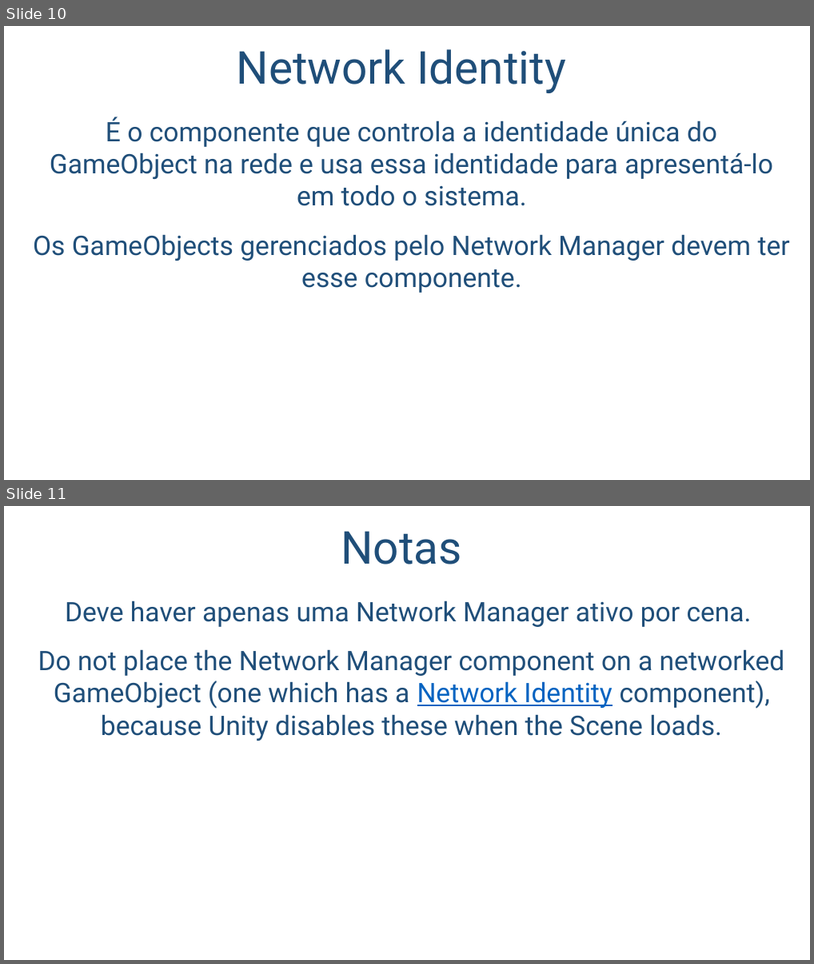
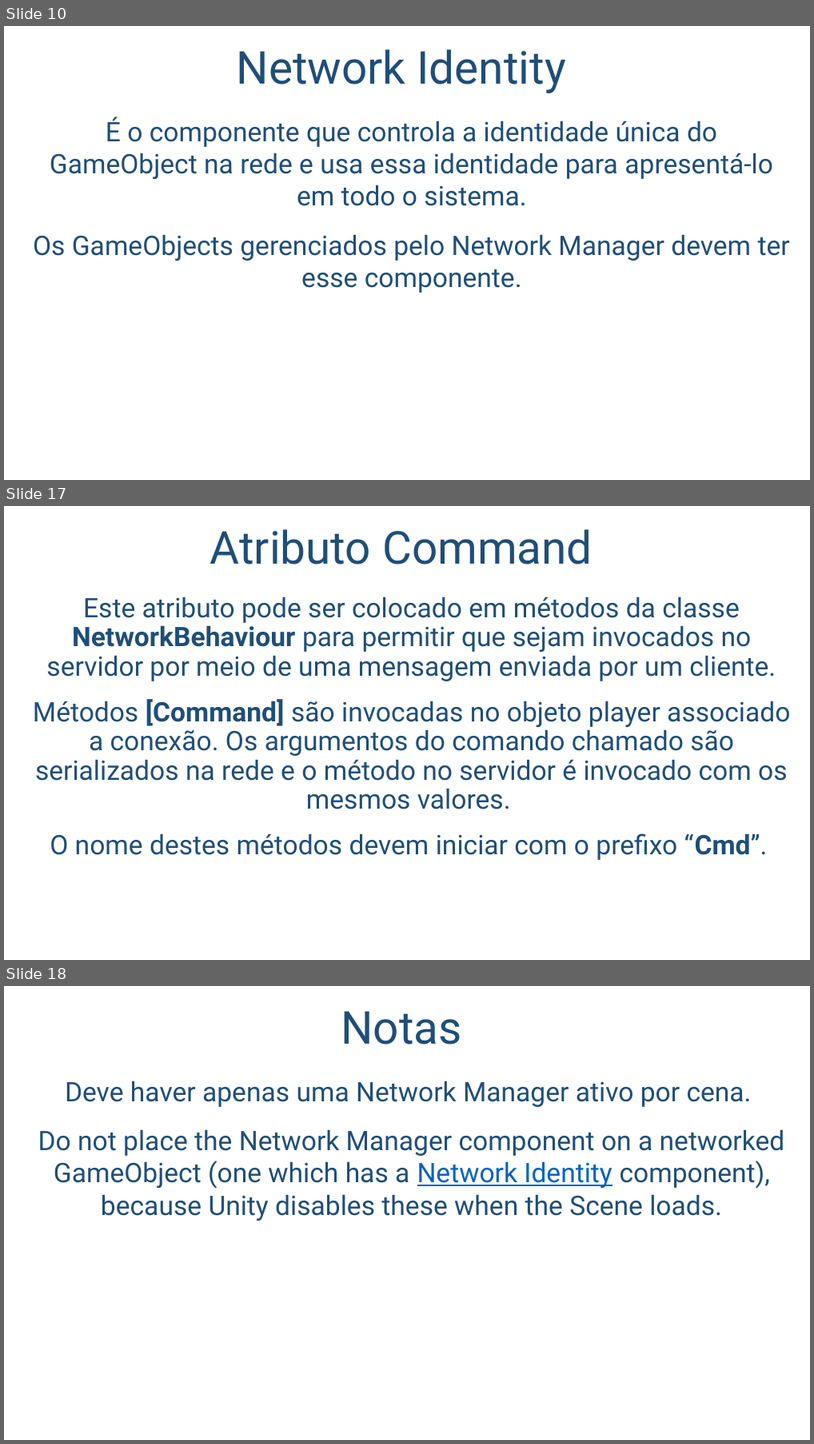
Before and after one commit to salmo-jr/public-slides, a slide deck: unity-multiplayer.pptx. Shown one above the other, each under a label of ours: slides 10 and 11 before the commit, slides 10, 17 and 18 after it; the slides between them are not shown. The pictures are 814x964 and 814x1444 pixels, drawn with LibreOffice and Linux fonts; fonts in the diff are those of the drawing; background and template pictures are left out. Boxes give left, top, right and bottom in pixels: in the first picture for what was removed or moved away, otherwise in the second. Text is boxed around its words. In the diff, an @@ line names an element or a change of style, - is before the commit and + after.

Commit message:
adição dos slides: - Autoridade de Rede; - Propriedades de Contexto de Rede; - Network Transform; - Método OnStartLocalPlayer; e - Atributo Command.

```diff
--- a/unity-multiplayer.pptx
+++ b/unity-multiplayer.pptx
@@ slide 17 added at (4, 506, 810, 960), background picture (left out) @@
@@ title added at (210, 529, 593, 564), 54 pt, text #1F4E79 @@
+Atributo Command
@@ text added at (33, 596, 790, 860), 32 pt, text #1F4E79 @@
+Este atributo pode ser colocado em métodos da classe NetworkBehaviour para permitir que sejam invocados no servidor por meio de uma mensagem enviada por um cliente.
+Métodos [Command] são invocadas no objeto player associado a conexão. Os argumentos do comando chamado são serializados na rede e o método no servidor é invocado com os mesmos valores.
+O nome destes métodos devem iniciar com o prefixo “Cmd”.
@@ what was slide 11 is now slide 18 @@
```
Also in this commit, not shown: 2 slides changed, 6 other slides added.
